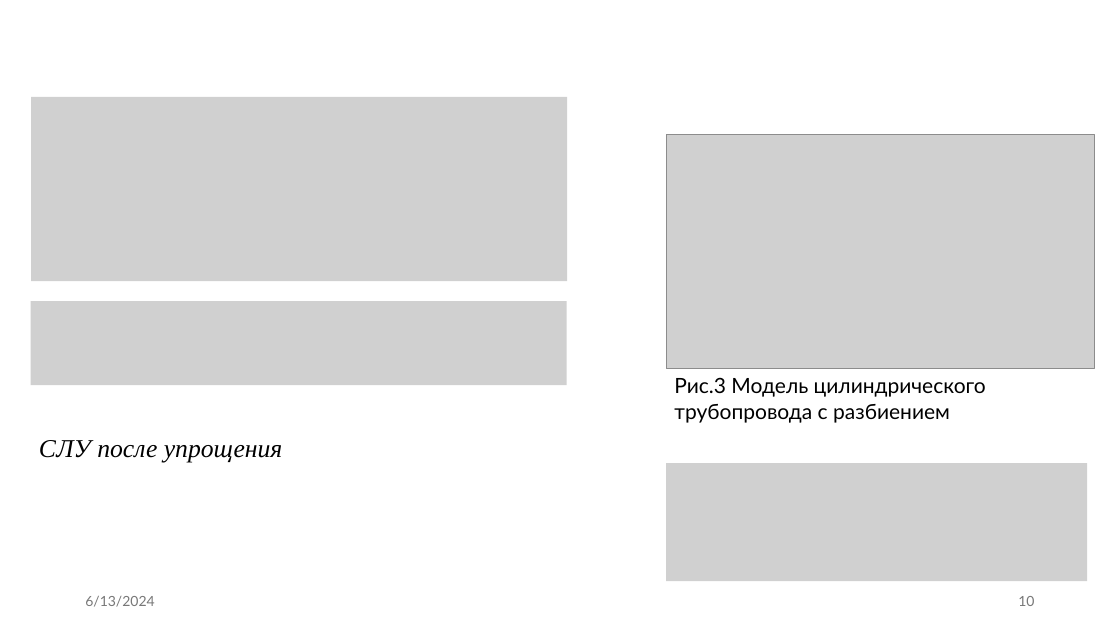
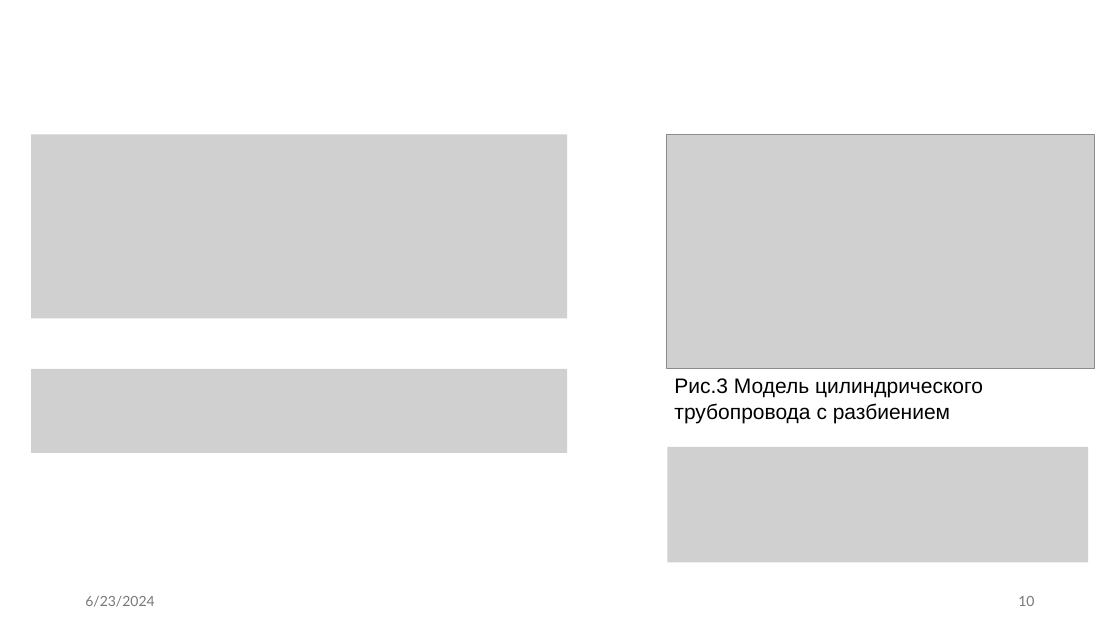
Before and after one commit to eprush/MethodOfAngularCoefficients, a slide deck: slide 10 of Media/bac_diploma.pptx. Drawn at 1120x630 pixels with LibreOffice and Linux fonts; fonts in the diff are those of the drawing; grey boxes stand for pictures. Boxes give left, top, right and bottom in pixels: in the first picture for what was removed or moved away, otherwise in the second. Text is boxed around its words. In the diff, an @@ line names an element or a change of style, - is before the commit and + after.

```diff
--- a/Media/bac_diploma.pptx
+++ b/Media/bac_diploma.pptx
@@ picture: place and size @@
-picture at <box>31,97,567,281</box>
+picture at <box>31,134,567,318</box>
@@ picture removed at <box>31,301,567,385</box> @@
@@ picture added at <box>31,369,567,453</box> @@
@@ text "Рис.3 Модель цилиндрического трубопровода с ..." at <box>674,378,983,423</box>: font Lato to Arial @@
@@ text removed at <box>39,440,283,463</box> @@
-СЛУ после упрощения
@@ picture: place and size @@
-picture at <box>666,463,1087,581</box>
+picture at <box>667,447,1088,562</box>
@@ text at <box>85,596,154,607</box>: text changed @@
-6/13/2024
+6/23/2024
```
Also in this commit, not shown: 16 other slides changed, 1 slide added, 2 other files.
